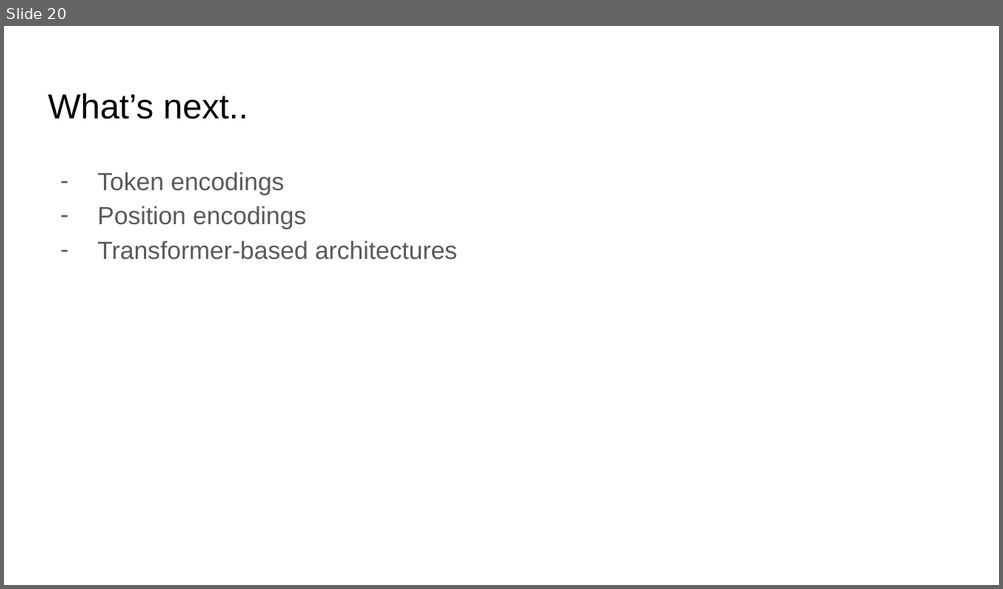
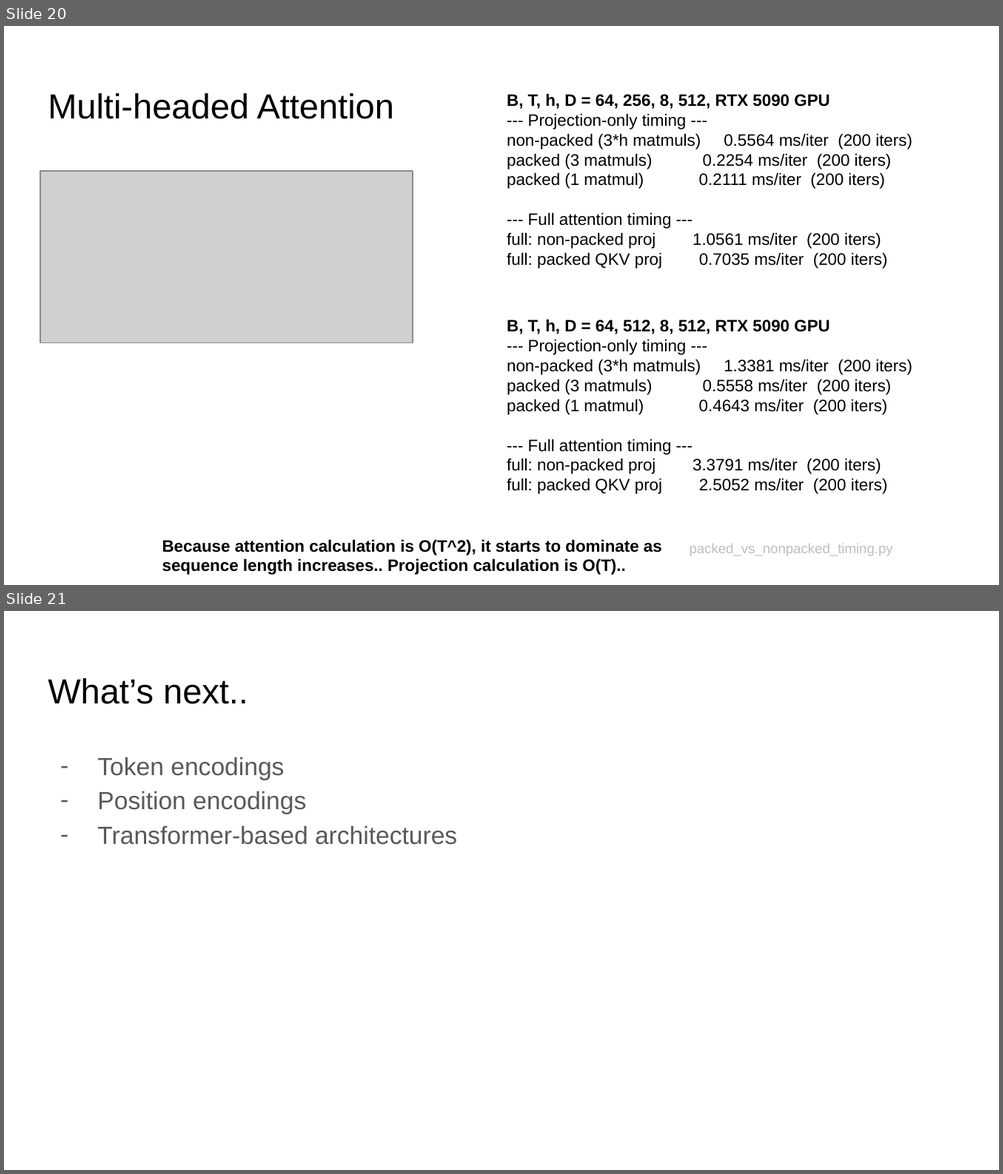
Before and after one commit to ankur6ue/deep-learning-course, a slide deck: Module 5/class_5.4/deep_learning_course_class_5.4.pptx. Shown one above the other, each under a label of ours: slide 20 before the commit, slides 20 and 21 after it. The pictures are 1003x589 and 1003x1174 pixels, drawn with LibreOffice and Linux fonts; fonts in the diff are those of the drawing; grey boxes stand for pictures. Boxes give left, top, right and bottom in pixels: in the first picture for what was removed or moved away, otherwise in the second. Text is boxed around its words. In the diff, an @@ line names an element or a change of style, - is before the commit and + after.

```diff
--- a/Module 5/class_5.4/deep_learning_course_class_5.4.pptx
+++ b/Module 5/class_5.4/deep_learning_course_class_5.4.pptx
@@ slide 20 added at bbox=[4, 26, 999, 585], background #FFFFFF @@
@@ title added at bbox=[48, 93, 394, 119], 25.2 pt, text #000000 @@
+Multi-headed Attention
@@ text added at bbox=[506, 93, 912, 269], 12 pt, text #000000 @@
+B, T, h, D = 64, 256, 8, 512, RTX 5090 GPU
+--- Projection-only timing ---
+non-packed (3*h matmuls) 0.5564 ms/iter (200 iters)
+packed (3 matmuls) 0.2254 ms/iter (200 iters)
+packed (1 matmul) 0.2111 ms/iter (200 iters)
+--- Full attention timing ---
+full: non-packed proj 1.0561 ms/iter (200 iters)
+full: packed QKV proj 0.7035 ms/iter (200 iters)
@@ picture added at bbox=[40, 171, 412, 343] @@
@@ text added at bbox=[506, 319, 912, 494], 12 pt, text #000000 @@
+B, T, h, D = 64, 512, 8, 512, RTX 5090 GPU
+--- Projection-only timing ---
+non-packed (3*h matmuls) 1.3381 ms/iter (200 iters)
+packed (3 matmuls) 0.5558 ms/iter (200 iters)
+packed (1 matmul) 0.4643 ms/iter (200 iters)
+--- Full attention timing ---
+full: non-packed proj 3.3791 ms/iter (200 iters)
+full: packed QKV proj 2.5052 ms/iter (200 iters)
@@ text added at bbox=[162, 540, 662, 575], 12 pt, text #000000, bold @@
+Because attention calculation is O(T^2), it starts to dominate as sequence length increases.. Projection calculation is O(T)..
@@ text added at bbox=[689, 544, 893, 557], 10 pt, text #BCBEC4 @@
+packed_vs_nonpacked_timing.py
@@ what was slide 20 is now slide 21 @@
```
Also in this commit, not shown: 3 slides changed, 1 other file.
